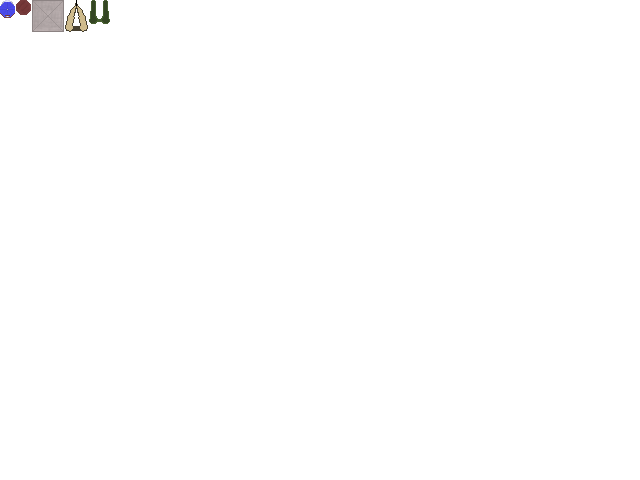
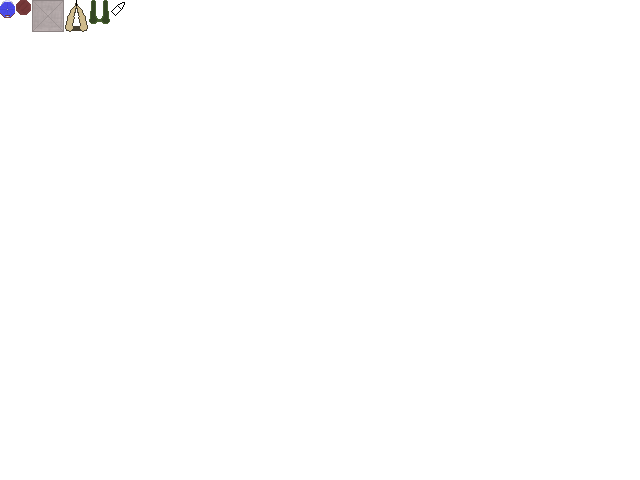
Before/after of a (640, 480) layered artwork. What changed in the layer stack:
added layer "bulletIcon" above "zombieArms" over (x1=111, y1=2, x2=125, y2=16)
